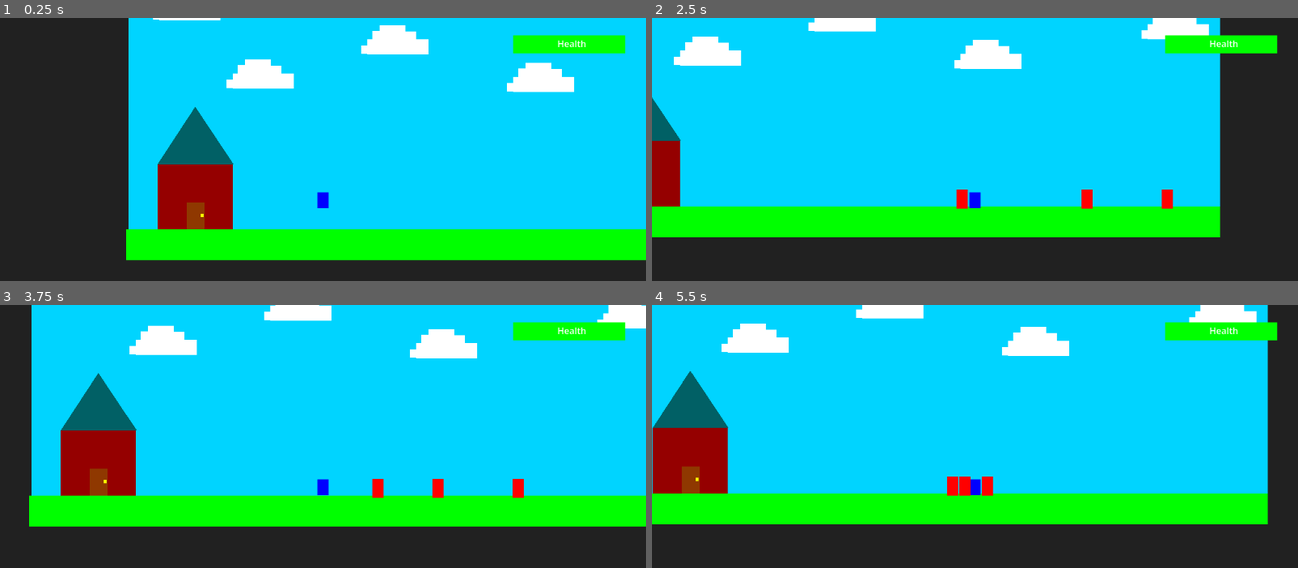
Above: before the commit, frames 1-4 (two rows, left to right).
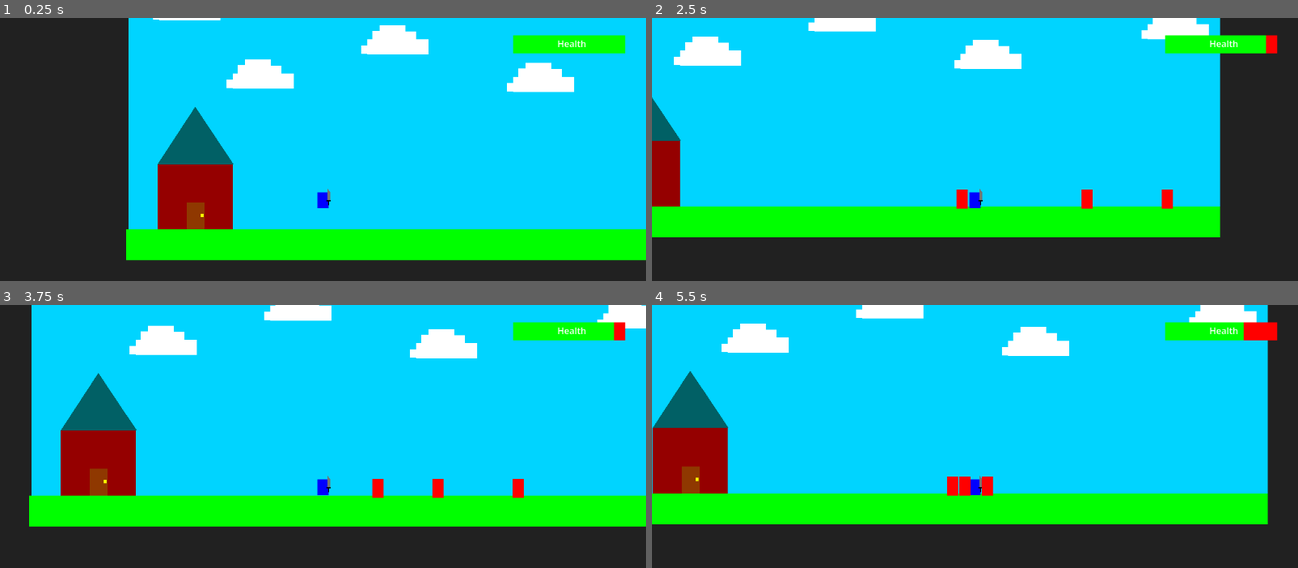
Above: after the commit, the same moments.

Repository: tahmed-sudo/Tabbys-digitech26
Game: Godot game, scene res://Level.tscn
Same seed, same stepped clock (60 frames per second), same inputs: the game is played once before the commit and once after it. The project has no main scene, so this scene is started directly.
Inputs:
- Up to frame 1 (0.25 s): no input
- Up to frame 2 (2.5 s): hold Right (ui_right) 0.53-2.03 s; tap Up (ui_accept) at 0.77, 1.52 s; hold Left (ui_left) from 2.03 s (still down)
- Up to frame 3 (3.75 s): keep holding Left (ui_left); tap Up (ui_accept) at 3.02 s
- Up to frame 4 (5.5 s): tap Up (ui_accept) at 3.77, 4.52 s; release Left (ui_left) at 4.28 s; hold Right (ui_right) from 4.28 s (still down)

The runs differ from the first frame. In frame 1, less than 0.1% of the frame differs, in the area x 50-52%, y 64-72%; in frame 2, 0.2%; in frame 3, 0.2%; in frame 4, 0.4%, in the area x 1-97%, y 6-72%.

Commit message:
enabled enemies to damage player

Diff:
--- a/tabbys-2026-game/Enemy.tscn
+++ b/tabbys-2026-game/Enemy.tscn
@@ -4,6 +4,10 @@
 
 [sub_resource type="CapsuleShape2D" id="CapsuleShape2D_gqquq"]
 height = 34.0
+
+[sub_resource type="CapsuleShape2D" id="CapsuleShape2D_tt7e2"]
+radius = 11.0
+height = 38.0
 
 [node name="CharacterBody2D" type="CharacterBody2D" unique_id=1881185564]
 script = ExtResource("1_tt7e2")
@@ -18,3 +22,11 @@
 [node name="CollisionShape2D" type="CollisionShape2D" parent="." unique_id=1852852758]
 position = Vector2(19, 21)
 shape = SubResource("CapsuleShape2D_gqquq")
+
+[node name="Area2D" type="Area2D" parent="." unique_id=948985192]
+
+[node name="CollisionShape2D" type="CollisionShape2D" parent="Area2D" unique_id=308441143]
+position = Vector2(19, 21)
+shape = SubResource("CapsuleShape2D_tt7e2")
+
+[connection signal="body_entered" from="Area2D" to="." method="_damage_player"]
--- a/tabbys-2026-game/Player.tscn
+++ b/tabbys-2026-game/Player.tscn
@@ -22,6 +22,28 @@
 offset_right = 10.0
 offset_bottom = 14.0
 color = Color(0, 0, 1, 1)
+
+[node name="ColorRect2" type="ColorRect" parent="." unique_id=29112551]
+offset_left = 9.087406
+offset_top = 0.27908707
+offset_right = 11.087406
+offset_bottom = 9.0
+color = Color(0, 0, 0, 1)
+
+[node name="ColorRect" type="ColorRect" parent="ColorRect2" unique_id=1215107037]
+layout_mode = 1
+anchors_preset = -1
+anchor_left = 0.45600003
+anchor_right = 0.45600003
+offset_left = -3.9994063
+offset_top = -0.27908707
+offset_right = 4.0005937
+offset_bottom = 1.7209129
+color = Color(0, 0, 0, 1)
+
+[node name="Polygon2D" type="Polygon2D" parent="ColorRect2/ColorRect" unique_id=262070582]
+color = Color(0.45840502, 0.45840508, 0.45840502, 1)
+polygon = PackedVector2Array(2, 0, 2, -14, 2, -21, 7, -14, 7, 0, 4, 0)
 
 [node name="CollisionShape2D" type="CollisionShape2D" parent="." unique_id=1516398449]
 shape = SubResource("CapsuleShape2D_0rwas")
--- a/tabbys-2026-game/enemy.gd
+++ b/tabbys-2026-game/enemy.gd
@@ -1,6 +1,7 @@
 extends CharacterBody2D
 
 const enemy_SPEED = 150
+var damage: int = -2
 
 @onready var player = CharacterBody2D
 
--- a/tabbys-2026-game/player.gd
+++ b/tabbys-2026-game/player.gd
@@ -1,7 +1,6 @@
 extends CharacterBody2D
 
 var health = 100
-
 const SPEED = 300.0
 const JUMP_VELOCITY = -350.0
 
@@ -13,8 +12,9 @@
 	health_ui.value = health
 
 func take_damage() -> void:
-	if health > 0:
-		health -= 100
+
+	if health >= 0:
+		health -= 10
 		health_ui.value = health
 	else:
 		get_tree().call_deferred("reload_current_scene")
